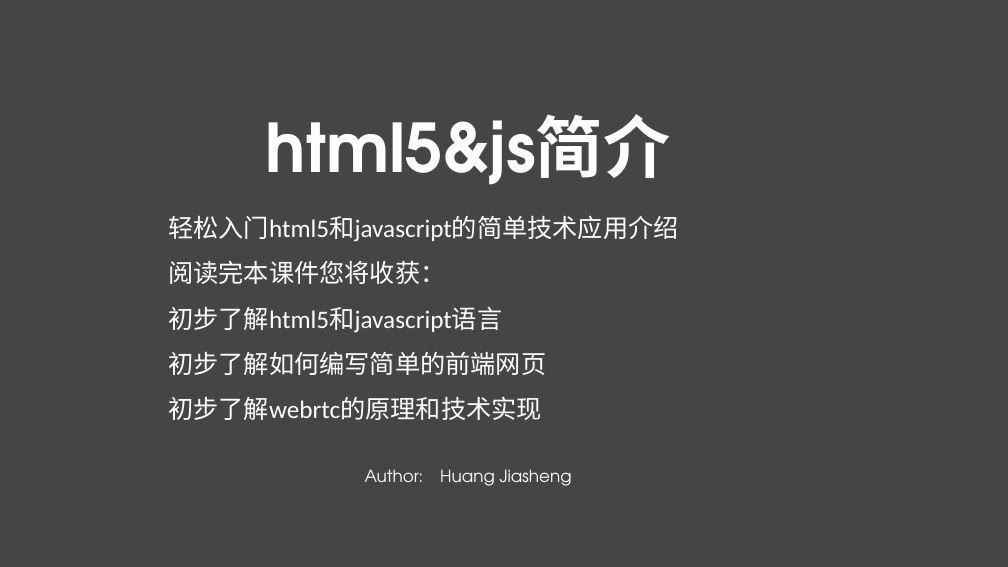
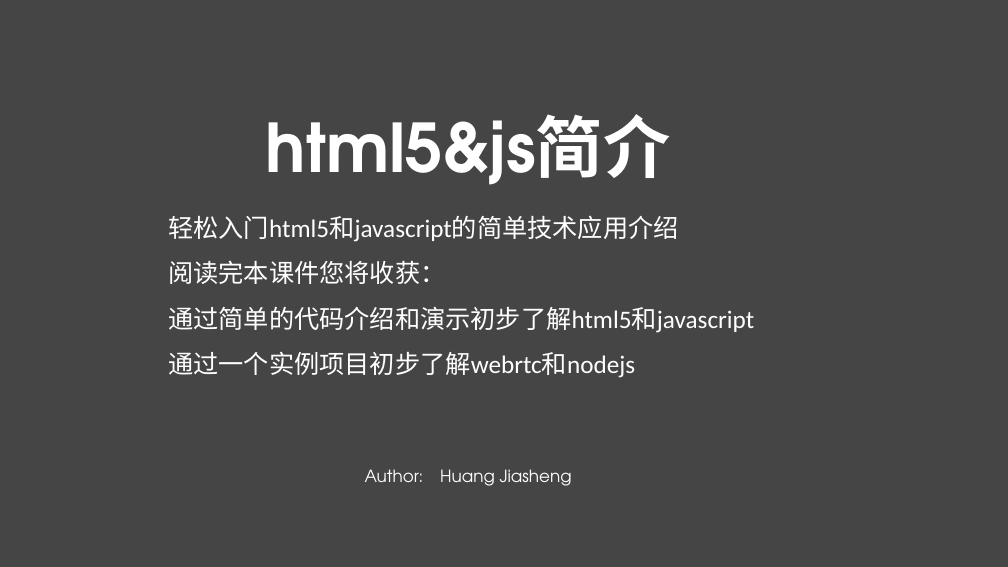
Before and after one commit to gerryhjs/htmljs, a slide deck: slide 1 of html&js课件/html&js.pptx. Drawn at 1008x567 pixels with LibreOffice and Linux fonts; fonts in the diff are those of the drawing. Boxes give left, top, right and bottom in pixels: in the first picture for what was removed or moved away, otherwise in the second. Text is boxed around its words. In the diff, an @@ line names an element or a change of style, - is before the commit and + after.

```diff
--- a/html&js课件/html&js.pptx
+++ b/html&js课件/html&js.pptx
@@ text at (x1=168, y1=307, x2=754, y2=378): text changed @@
-初步了解html5和javascript语言
-初步了解如何编写简单的前端网页
-初步了解webrtc的原理和技术实现
+通过简单的代码介绍和演示初步了解html5和javascript
+通过一个实例项目初步了解webrtc和nodejs
```
Also in this commit, not shown: 4 other slides changed, 19 slides added, 30 other files.
